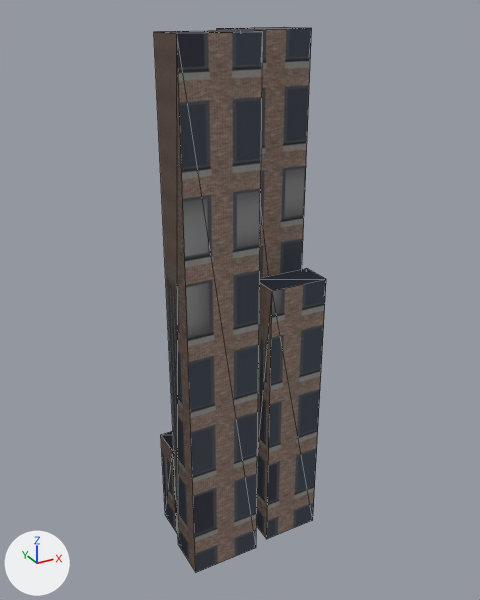
Renders of the glTF model assets/models/city_block_12345_6_09.glb from each side of a commit.
Before and after are seen from a 50 mm lens placed at (-7.77, -14.21, 14.45), pointed at (0.1, 0.09, 7.3). The lights are fixed; the arrows at lower left show +X, +Y and +Z. The older version comes first. Mesh edges are drawn as thin lines. Vertices at exactly the same position are counted once.

The first picture shows 'block_09'.
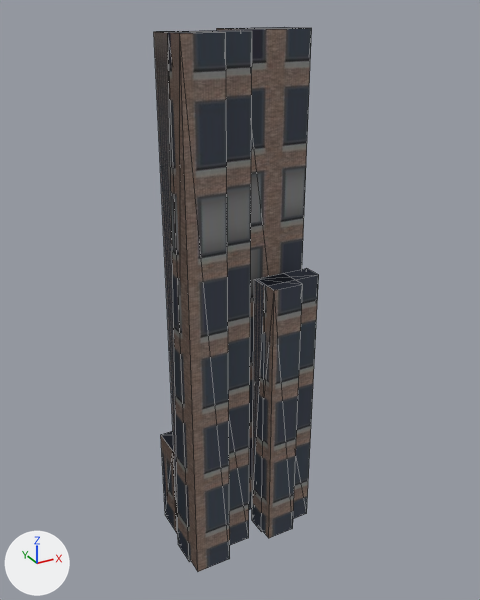
Boxes (x1, y1, x2, y2) around the edits, measured in the pictures (480 x 600 px; the box of a moved part takes in the faces that stretch with it):
'block_09', reshaped
    before: (154, 27, 326, 572)
    after: (154, 27, 319, 572)
part 1 of me_block_09, added
    after: (157, 31, 230, 572)
part 2 of me_block_09, added
    after: (257, 273, 303, 538)
part 3 of me_block_09, moved or reshaped
    before: (154, 30, 326, 572)
    after: (154, 30, 319, 562)

Diff of the bpy script that builds the scene:
```diff
--- a/assets/models/city_block_12345_6_09.glb.py
+++ b/assets/models/city_block_12345_6_09.glb.py
@@ me_block_09 @@
 # used by ob_block_09; location = (0.0, 0.0, 0.0)
 # verts and faces of me_block_09; kept vertices keep their numbers, new ones are numbered from 32
 # before: 9 (-0.15, -1.35, 0.0) at pixel (256, 547), 10 (-2.1, -1.35, 0.0) at pixel (195, 572), 13 (-2.1, -1.35, 14.0) at pixel (176, 33), 14 (-0.15, -1.35, 14.0) at pixel (262, 31), 25 (1.95, -1.2, 0.0) at pixel (312, 520)
 # before: 26 (0.3, -1.2, 0.0) at pixel (266, 539), 29 (0.3, -1.2, 8.0) at pixel (272, 290), 30 (1.95, -1.2, 8.0) at pixel (326, 279)
-me_block_09.from_pydata(...)  # 32 vertices, 48 faces; spans x -2.1..2.1, y -1.35..1.35, z 0.0..14.0
+me_block_09.from_pydata(...)  # 48 vertices, 72 faces; spans x -2.1..2.1, y -1.35..1.35, z 0.0..14.0
+# me_block_09 part 1: a new loose piece, a box spanning x -2.04..-1.03, y -1.35..-0.15, z 0.0..14.0, in mat_tier1_001 (picture img_image_0)
+# me_block_09 part 2: a new loose piece, a box spanning x 0.36..1.21, y -1.2..-0.3, z 0.0..8.0, in mat_tier1_003 (picture img_image_0)
+# me_block_09 part 3
+for i in [9, 10, 13, 14]: verts[i] += (0.0, 0.46, 0.0)
+for i in [25, 26, 29, 30]: verts[i] += (0.0, 0.34, 0.0)
 me_block_09.materials.append(mat_tier1)
```
